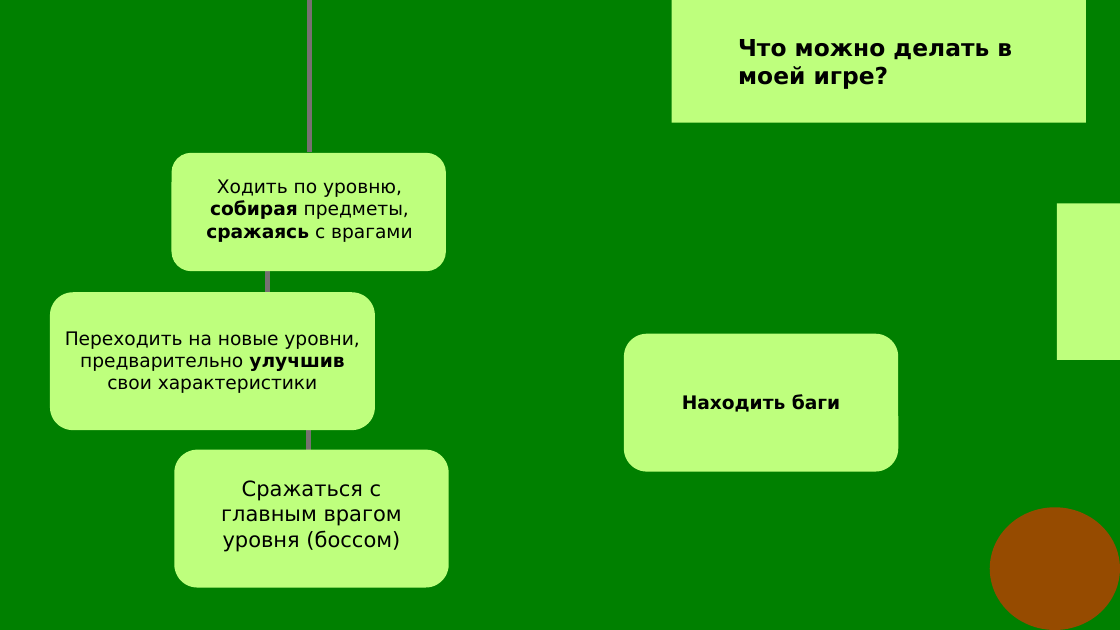
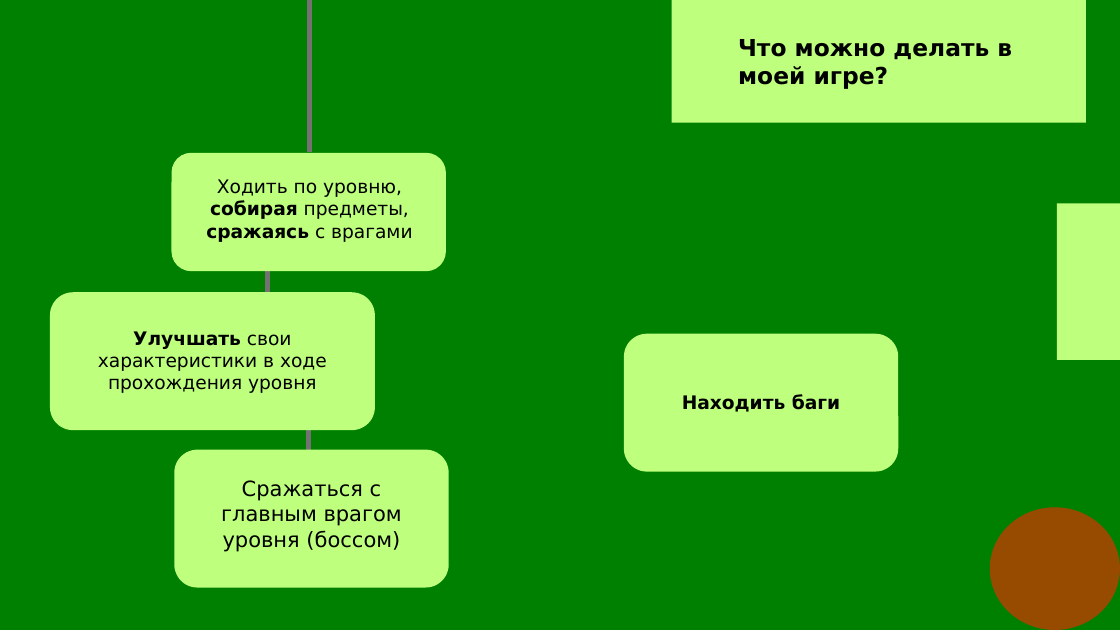
Before and after one commit to micr0punk/Forest_Evil_spirits_Russian_rock, a slide deck: slide 3 of docs/Презентация. Лес. Нечисть. Русский рок.pptx. Drawn at 1120x630 pixels with LibreOffice and Linux fonts; fonts in the diff are those of the drawing. Boxes give left, top, right and bottom in pixels: in the first picture for what was removed or moved away, otherwise in the second. Text is boxed around its words. In the diff, an @@ line names an element or a change of style, - is before the commit and + after.

```diff
--- a/docs/Презентация. Лес. Нечисть. Русский рок.pptx
+++ b/docs/Презентация. Лес. Нечисть. Русский рок.pptx
@@ text at <box>98,331,327,393</box>: text changed @@
-Переходить на новые уровни, предварительно улучшив свои характеристики
+Улучшать свои характеристики в ходе прохождения уровня
```
Also in this commit, not shown: 2 other slides changed, 5 other files.
